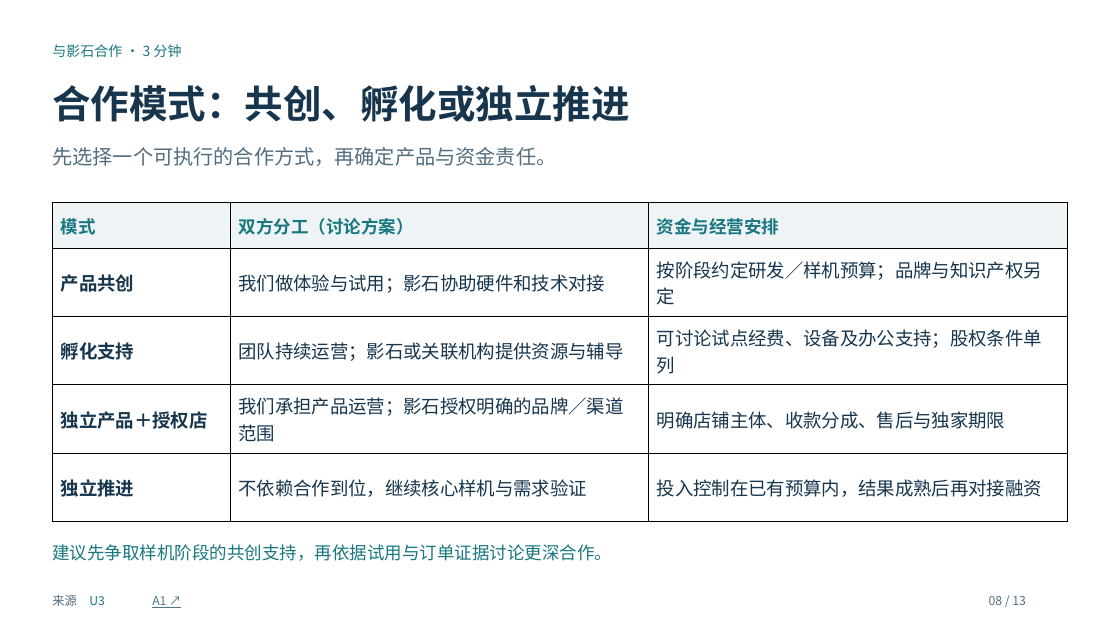
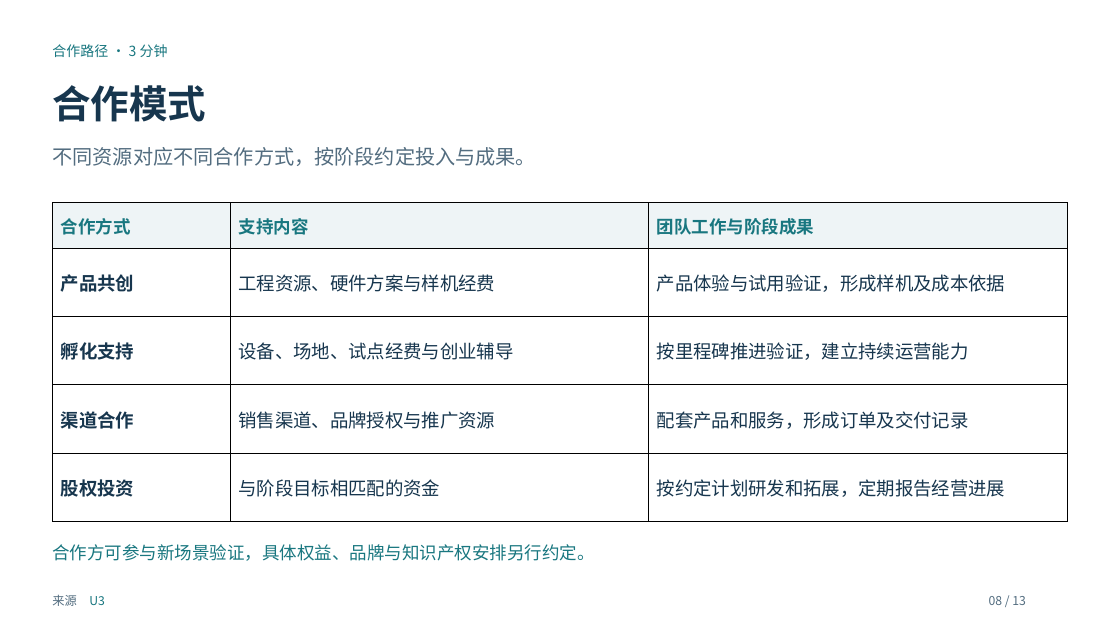
Before and after one commit to maxi-max-dev/maxi-max-dev.github.io, a slide deck: slide 8 of research/insta360-frame-discussion/unseen-insta360-discussion.pptx. Drawn at 1120x630 pixels with LibreOffice and Linux fonts; fonts in the diff are those of the drawing. Boxes give left, top, right and bottom in pixels: in the first picture for what was removed or moved away, otherwise in the second. Text is boxed around its words. In the diff, an @@ line names an element or a change of style, - is before the commit and + after.

```diff
--- a/research/insta360-frame-discussion/unseen-insta360-discussion.pptx
+++ b/research/insta360-frame-discussion/unseen-insta360-discussion.pptx
@@ text at [52, 44, 168, 57]: text changed @@
-与影石合作 · 3 分钟
+合作路径 · 3 分钟
@@ text at [52, 85, 206, 122]: text changed @@
-合作模式：共创、孵化或独立推进
+合作模式
@@ text at [52, 147, 536, 166]: text changed @@
-先选择一个可执行的合作方式，再确定产品与资金责任。
+不同资源对应不同合作方式，按阶段约定投入与成果。
@@ table at [52, 203, 1067, 510] @@
-row 1: 模式 | 双方分工（讨论方案） | 资金与经营安排
+row 1: 合作方式 | 支持内容 | 团队工作与阶段成果
-row 2, column 2: 我们做体验与试用；影石协助硬件和技术对接
+row 2, column 2: 工程资源、硬件方案与样机经费
-row 2, column 3: 按阶段约定研发／样机预算；品牌与知识产权另定
+row 2, column 3: 产品体验与试用验证，形成样机及成本依据
-row 3, column 2: 团队持续运营；影石或关联机构提供资源与辅导
+row 3, column 2: 设备、场地、试点经费与创业辅导
-row 3, column 3: 可讨论试点经费、设备及办公支持；股权条件单列
+row 3, column 3: 按里程碑推进验证，建立持续运营能力
-row 4: 独立产品＋授权店 | 我们承担产品运营；影石授权明确的品牌／渠道范围 | 明确店铺主体、收款分成、售后与独家期限
+row 4: 渠道合作 | 销售渠道、品牌授权与推广资源 | 配套产品和服务，形成订单及交付记录
-row 5: 独立推进 | 不依赖合作到位，继续核心样机与需求验证 | 投入控制在已有预算内，结果成熟后再对接融资
+row 5: 股权投资 | 与阶段目标相匹配的资金 | 按约定计划研发和拓展，定期报告经营进展
@@ text at [52, 544, 594, 561]: text changed @@
-建议先争取样机阶段的共创支持，再依据试用与订单证据讨论更深合作。
+合作方可参与新场景验证，具体权益、品牌与知识产权安排另行约定。
@@ text removed at [152, 596, 166, 608] @@
-A1 ↗
```
Also in this commit, not shown: 12 other slides changed, 5 other files.
